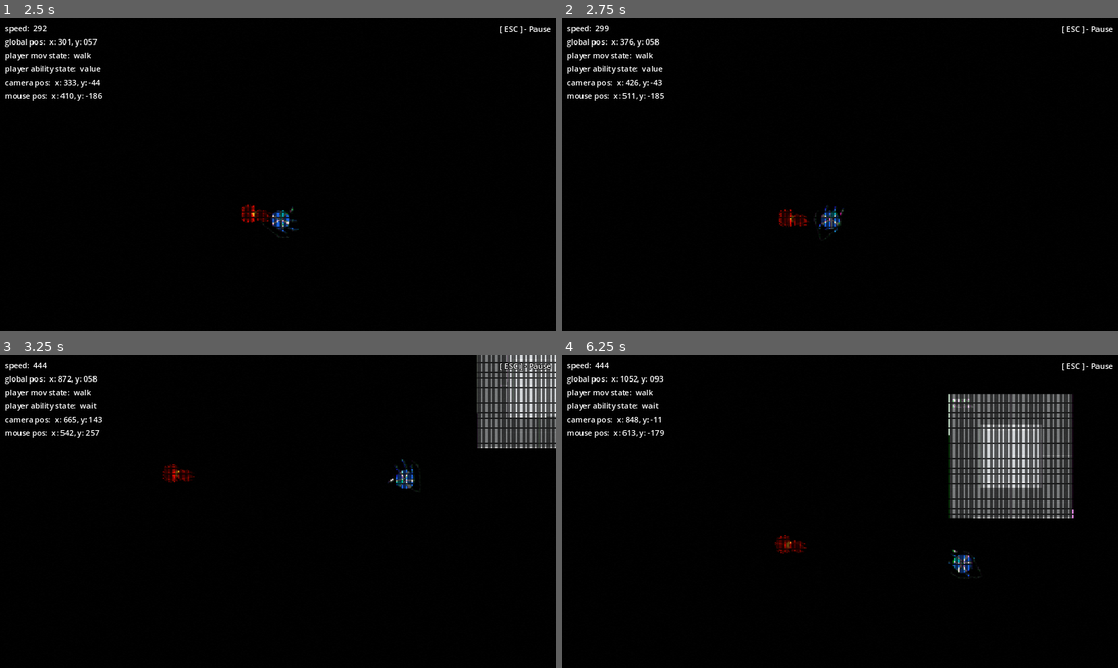
Above: before the commit, frames 1-4 (two rows, left to right).
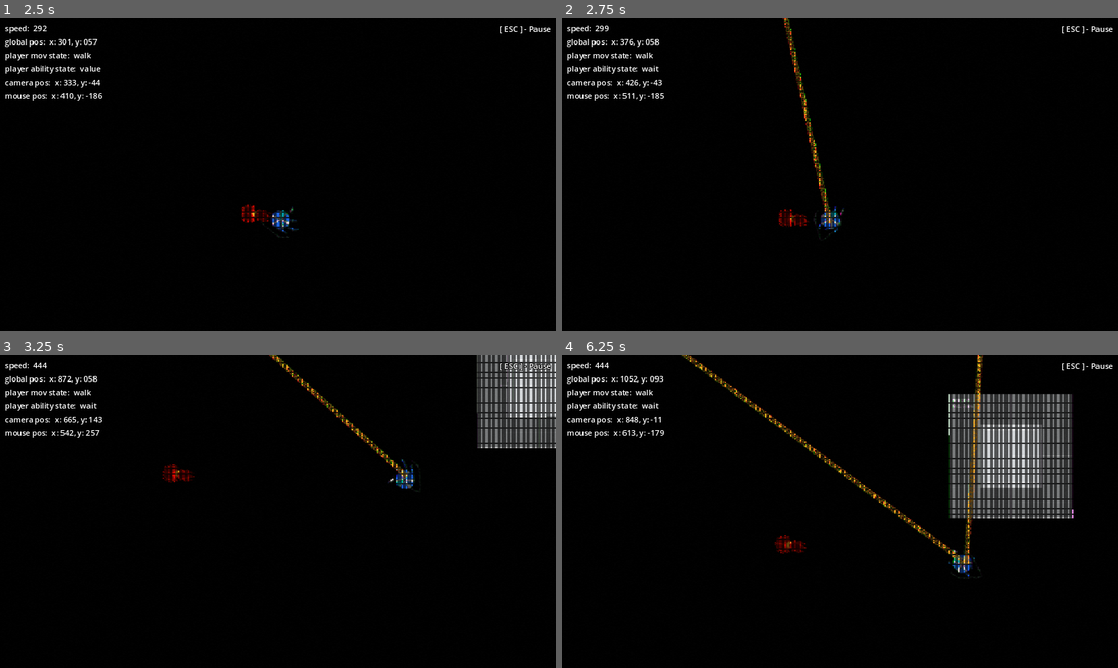
Above: after the commit, the same moments.

Repository: JJPSeno/project-q
Game: Godot game, scene res://World/world.tscn
The game is run twice, just before and just after one commit, with the same random seed, the same clock (stepped at 60 frames per second) and the same inputs.
Inputs (mouse positions are in pixels of both pictures, inside the frame that each line leads up to):
- Up to frame 1 (2.5 s): move the mouse to (400, 158) at 0.52 s; hold D (right) 0.53-1.28 s; hold W (base_movement) 0.53-1.28 s; move the mouse to (166, 190) at 1.27 s; hold S (down) 1.28-2.03 s; tap Shift (run) at 1.35 s; move the mouse to (333, 105) at 2.02 s; hold D (right) from 2.03 s (still down); hold Right mouse button (secondary) from 2.03 s (still down)
- Up to frame 2 (2.75 s): keep holding D (right); keep holding Right mouse button (secondary)
- Up to frame 3 (3.25 s): keep holding D (right); move the mouse to (250, 574) at 2.77 s; release Right mouse button (secondary) at 2.78 s; tap Space (special) at 2.85 s
- Up to frame 4 (6.25 s): move the mouse to (1006, 558) at 3.52 s; release D (right) at 3.53 s; hold W (base_movement) 3.53-4.28 s; hold A (left) 3.53-5.03 s; move the mouse to (673, 464) at 4.27 s; tap Shift (run) at 4.35 s; move the mouse to (867, 511) at 5.02 s; hold S (down) 5.03-5.78 s; hold Right mouse button (secondary) 5.03-5.78 s; move the mouse to (756, 433) at 5.77 s; hold D (right) from 5.78 s (still down); tap Space (special) at 5.85 s

Frame 1 is identical in both runs. In frame 2, 0.6% of the frame differs, in the area x 14-49%, y 0-66%; in frame 3, 0.5%; in frame 4, 1.5%, in the area x 21-76%, y 0-68%.

Commit message:
Update spike singal

Diff:
--- a/Controllers/PlayerAbilityController/player_ability_controller.gd
+++ b/Controllers/PlayerAbilityController/player_ability_controller.gd
@@ -22,6 +22,7 @@
 
 func _on_spike_cast():
 	var spike_instance = SPIKE_PROJECTILE.instantiate()
+	spike_instance.player = parent
 	spike_instance.rotation = parent.rotation
 	spike_instance.position = bullet_origin.global_position
 	var projectile_space = get_node('../../ProjectileSpace')
--- a/Controllers/PlayerMovementController/player_movement_controller.gd
+++ b/Controllers/PlayerMovementController/player_movement_controller.gd
@@ -6,6 +6,7 @@
 @export var input_movement_states : Dictionary
 @onready var input_movement_state_machine: InputMovementStateMachine = $InputMovementStateMachine
 @onready var ability_movement_state_machine: AbilityMovementStateMachine = $AbilityMovementStateMachine
+var grapple_vector := Vector2.ZERO
 
 #try to add this to func _input
 func _physics_process(_delta: float) -> void:
@@ -20,13 +21,22 @@
 
 func _ready() -> void:
 	EventBus.dash_cast.connect(_on_dash_cast)
+	EventBus.spike_hit.connect(_on_spike_hit)
 	EventBus.no_cast.connect(_on_no_cast)
 
+func reinitialize() -> void:
+	grapple_vector = Vector2.ZERO
 
 func _on_dash_cast() -> void:
 	if int(parent.velocity.length()) > 0:
 		ability_movement_state_machine.change_state("dash")
 
+func _on_spike_hit(sling_direction) -> void:
+	grapple_vector = sling_direction
+	print(grapple_vector)
+	ability_movement_state_machine.change_state("grapple")
 
 func _on_no_cast() -> void:
+	reinitialize()
+	print(grapple_vector)
 	ability_movement_state_machine.change_state("wait")
--- a/Controllers/PlayerMovementController/player_movement_controller.tscn
+++ b/Controllers/PlayerMovementController/player_movement_controller.tscn
@@ -1,10 +1,11 @@
-[gd_scene load_steps=6 format=3 uid="uid://dff0j6n77jhyg"]
+[gd_scene load_steps=7 format=3 uid="uid://dff0j6n77jhyg"]
 
 [ext_resource type="Script" path="res://Player/input_movement_state_machine.gd" id="1_ceiam"]
 [ext_resource type="Script" path="res://Controllers/PlayerMovementController/player_movement_controller.gd" id="1_makro"]
 [ext_resource type="Script" path="res://Player/ability_movement_state_machine.gd" id="3_6wjeh"]
 [ext_resource type="Script" path="res://States/AbilityMovementStates/dash.gd" id="4_8amhq"]
 [ext_resource type="Script" path="res://States/AbilityMovementStates/wait.gd" id="5_aqgcw"]
+[ext_resource type="Script" path="res://States/AbilityMovementStates/grapple.gd" id="5_wrey1"]
 
 [node name="PlayerMovementController" type="Node"]
 script = ExtResource("1_makro")
@@ -21,6 +22,7 @@
 state_machine = NodePath("..")
 
 [node name="grapple" type="Node2D" parent="AbilityMovementStateMachine"]
+script = ExtResource("5_wrey1")
 
 [node name="wait" type="Node2D" parent="AbilityMovementStateMachine"]
 script = ExtResource("5_aqgcw")
--- a/Player/SpikeProjectile/spike_projectile.gd
+++ b/Player/SpikeProjectile/spike_projectile.gd
@@ -1,14 +1,17 @@
 extends CharacterBody2D
 
 const SPIKE_LINE_TEXTURE := preload("res://Assets/Player/SpikeProjectile/spike_link_sm.png")
+@export var spike_speed := 200.0
+@onready var sprite: AnimatedSprite2D = $Sprite
+@onready var animation_player: AnimationPlayer = $AnimationPlayer
 var line = Line2D.new()
 var isTrailing = false
-@onready var animation_player: AnimationPlayer = $AnimationPlayer
-@export var player : CharacterBody2D
-@export var spike_speed := 200.0
+var player : CharacterBody2D
 
 # Called when the node enters the scene tree for the first time.
 func _ready() -> void:
+	line.add_point(Vector2.ZERO)
+	line.add_point(Vector2.ZERO)
 	EventBus.spike_hit.connect(_on_spike_hit)
 	EventBus.spike_traversed.connect(_on_spike_traversed)
 
@@ -16,13 +19,18 @@
 func _physics_process(delta: float) -> void:
 	if isTrailing:
 		line.points[1] = to_local(player.position)
-	velocity = spike_speed * Vector2.from_angle(rotation)
-	move_and_slide()
+	else:
+		velocity = spike_speed * Vector2.from_angle(rotation).normalized()
+		move_and_slide()
+		if(get_slide_collision_count()>0):
+			EventBus.spike_hit.emit(Vector2.from_angle(rotation).normalized())
 
-func _on_spike_hit() -> void:
+
+func _on_spike_hit(_sling_direction) -> void:
+	if isTrailing:
+		return
 	isTrailing = true
-	line.add_point(Vector2.ZERO)
-	line.add_point(to_local(player.position))
+	sprite.play("planted")
 	line.texture = SPIKE_LINE_TEXTURE
 	line.texture_mode = Line2D.LINE_TEXTURE_TILE
 	add_child(line)
--- a/Player/player.gd
+++ b/Player/player.gd
@@ -1,7 +1,9 @@
 extends CharacterBody2D
+
 
 func _ready() -> void:
 	Input.mouse_mode = Input.MOUSE_MODE_CONFINED
 
+
 func _process(_delta: float) -> void:
 	look_at(get_global_mouse_position())
--- a/Singletons/event_bus.gd
+++ b/Singletons/event_bus.gd
@@ -20,6 +20,6 @@
 #endregion
 
 #region spike signals
-signal spike_hit
+signal spike_hit(sling_direction)
 signal spike_traversed
 #endregion
--- a/States/AbilityMovementStates/TODEL_FLAG_dash.tres
+++ /dev/null
@@ -1,13 +0,0 @@
-[gd_resource type="Resource" script_class="MovementState" load_steps=2 format=3 uid="uid://bosgu1a03orev"]
-
-[ext_resource type="Script" path="res://States/InputMovementStates/input_movement_state.gd" id="1_37jfi"]
-
-[resource]
-script = ExtResource("1_37jfi")
-name = "dash"
-id = 3
-speed = 3000.0
-camera_zoom = Vector2(0.9, 0.9)
-camera_speed = 5.0
-acceleration = 4500.0
-friction = 1.0
--- /dev/null
+++ b/States/AbilityMovementStates/grapple.gd
@@ -0,0 +1,39 @@
+extends AbilityMovementState
+
+
+@export var speed = 3000.0
+@export var acceleration := 4500.0
+@export var camera_zoom := Vector2(0.9, 0.9)
+@export var cemra_speed := 6
+@export var friction := 1
+@export var state_machine : AbilityMovementStateMachine
+var direction := Vector2.ZERO
+var target_velocity := Vector2.ZERO
+var previous_velocity := Vector2.ZERO
+var new_velocity := Vector2.ZERO
+
+
+func ability_movement_fire(delta: float) -> void:
+	#direction = Input.get_vector("left","right","up","down")
+	#target_velocity = direction * speed
+	#previous_velocity = state_machine.parent.velocity
+	#new_velocity = \
+		#state_machine.parent.velocity.lerp( \
+			#target_velocity, \
+			#1 - exp(-(acceleration * \
+			#friction) * delta) \
+		#)
+	#
+	#if (previous_velocity != new_velocity):
+		#state_machine.parent.velocity = new_velocity
+	#
+	#state_machine.parent.move_and_slide()
+	EventBus.no_cast.emit()
+
+
+func enter_state() -> void:
+	print("entered grapple")
+
+
+func exit_state() -> void:
+	pass
